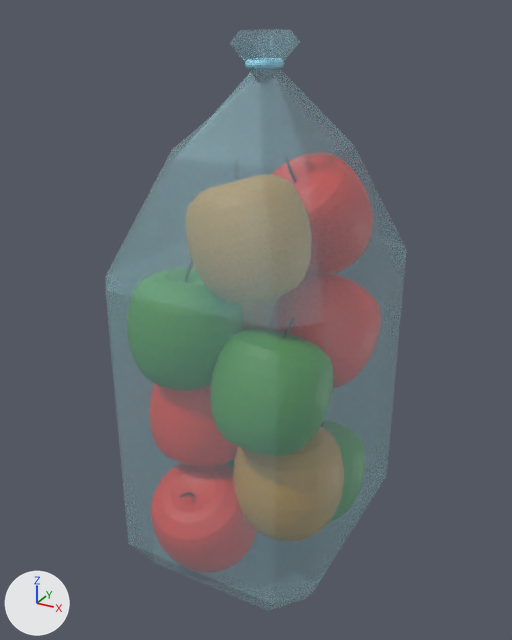
Before and after pictures for a commit that changed the FBX model Assets/Art/Background/Fruit/Sac de Pomme.fbx.
Rendered twice from a camera (50 mm lens) standing at (0.61, -4.06, 2.59) and looking at (-1.65, 0.05, 0.54). The axes (+X, +Y, +Z) are drawn at lower left. The lights are the same throughout. The older version comes first. Where no turn or scale is listed for an object, it has been applied to the vertices.

Script lines for the objects in view, before the commit:
```python
me_cube = bpy.data.meshes.new('Cube')
me_cube.from_pydata(...)  # 80 vertices, 73 faces; spans x -0.78..0.78, y -0.96..0.96, z -1.39..2.49
me_cube.materials.append(mat_material_016)  # cyan #a9dbe7
me_torus = bpy.data.meshes.new('Torus')
me_torus.from_pydata(...)  # 576 vertices, 576 faces; spans x -0.115..0.115, y -0.146..0.146, z -0.028..0.028
me_torus.materials.append(mat_material_066)  # cyan #90d0e7
ob_cube = bpy.data.objects.new('Cube', me_cube)
ob_cube.location = (-1.6, 0.069, -0.017)
ob_torus = bpy.data.objects.new('Torus', me_torus)
ob_torus.location = (-1.604, 0.071, 2.276)
```
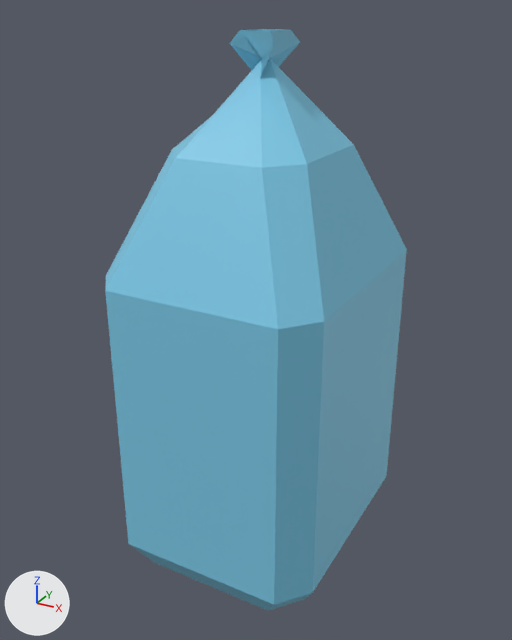
The newer file is also turned or shifted as a whole; pictures and numbers use the older file's frame.

What changed in the scene script:
```text
Add mat_material:
    mat_material = principled_material('Material')
    mat_material.base_color = (0.199, 0.586, 0.8)  # cyan #7bc9e7
Change me_cube:
    where me_cube.from_pydata(...)  # 80 vertices, 73 faces; spans x -0.78..0.78, y -0.96..0.96, z -1.39..2.49
    remove me_cube.materials.append(mat_material_016)  # cyan #a9dbe7
    add me_cube.materials.append(mat_material)  # cyan #7bc9e7
Remove ob_torus:
    ob_torus = bpy.data.objects.new('Torus', me_torus)
    ob_torus.location = (-1.604, 0.071, 2.276)
```

Location of each change, (x1, y1, x2, y2) in pixels of the pictures (512 x 640 px):
'Cube', recoloured: (105, 29, 407, 611) in both
'Torus', deleted: before (245, 59, 284, 70)
